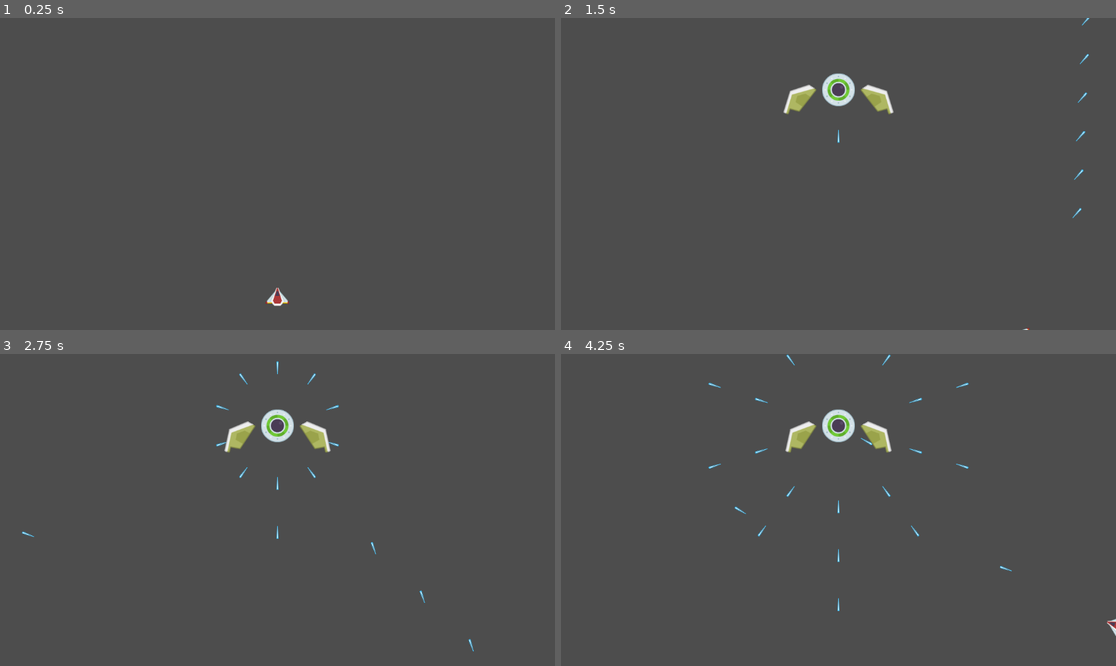
Above: before the commit, frames 1-4 (two rows, left to right).
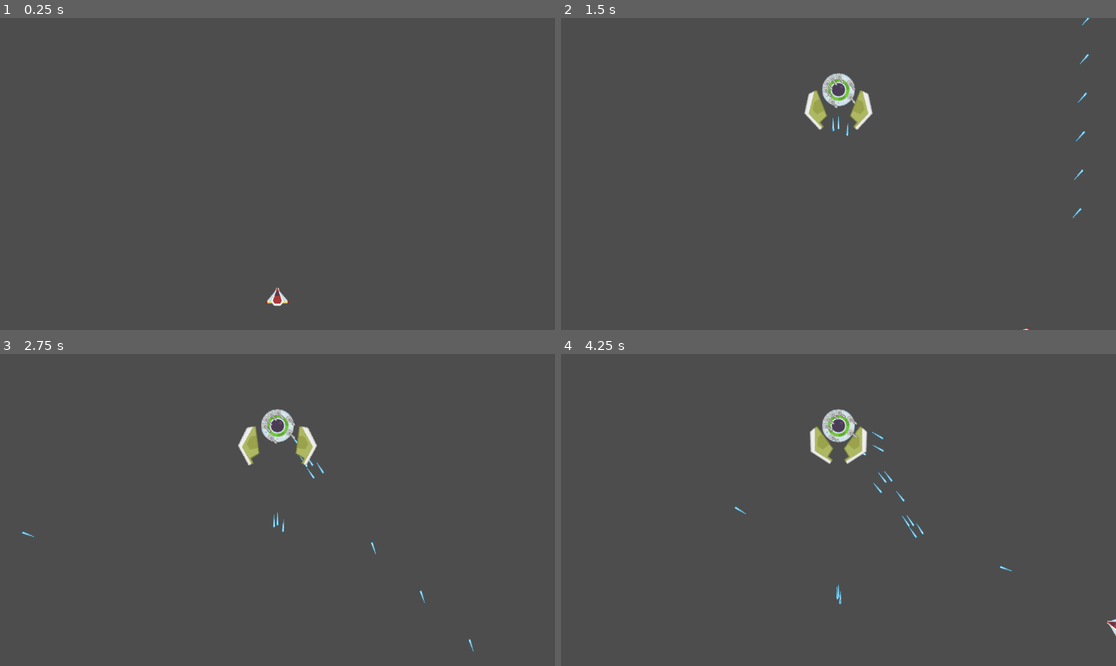
Above: after the commit, the same moments.

Repository: Noxalus/GMTK-2024
Game: Godot game, scene res://scenes/game.tscn
Same seed, same stepped clock (60 frames per second), same inputs: the game is played once before the commit and once after it.
Inputs (mouse positions are in pixels of both pictures, inside the frame that each line leads up to):
- Up to frame 1 (0.25 s): no input
- Up to frame 2 (1.5 s): tap Enter at 0.5 s; move the mouse to (960, 158) at 0.52 s; press the mouse at (960, 158) at 0.53 s; hold D (move_right) 0.53-1.28 s; move the mouse to (727, 189) at 1.27 s; release the mouse at (727, 189) at 1.28 s; hold S (move_down) from 1.28 s (still down); tap Shift (focus) at 1.35 s
- Up to frame 3 (2.75 s): click (166, 525) at 1.55 s; move the mouse to (333, 441) at 2.02 s; release S (move_down) at 2.03 s; press the mouse at (333, 441) at 2.03 s; hold D (move_right) from 2.03 s (still down)
- Up to frame 4 (4.25 s): move the mouse to (810, 572) at 2.77 s; release D (move_right) at 2.78 s; release the mouse at (810, 572) at 2.78 s; hold W (move_up) 2.78-3.53 s; click (810, 572) at 2.85 s; move the mouse to (1005, 556) at 3.52 s; hold A (move_left) from 3.53 s (still down); hold Shift (focus) from 3.53 s (still down); click (1005, 556) at 3.8 s

The runs differ from the first frame. In frame 1, less than 0.1% of the frame differs, in the area x 48-52%, y 86-93%; in frame 2, 1.4%; in frame 3, 1.5%; in frame 4, 1.8%, in the area x 26-100%, y 0-90%.

Commit message:
Start to create the first boss weapon.

Diff:
--- a/forever-warning/project.godot
+++ b/forever-warning/project.godot
@@ -93,5 +93,6 @@
 
 [rendering]
 
+textures/canvas_textures/default_texture_filter=0
 renderer/rendering_method="gl_compatibility"
 renderer/rendering_method.mobile="gl_compatibility"
--- a/forever-warning/scenes/boss_core.tscn
+++ b/forever-warning/scenes/boss_core.tscn
@@ -1,8 +1,9 @@
-[gd_scene load_steps=5 format=3 uid="uid://uyvaybhl0san"]
+[gd_scene load_steps=6 format=3 uid="uid://uyvaybhl0san"]
 
 [ext_resource type="Texture2D" uid="uid://dtyrtwphdiji4" path="res://assets/sprites/boss_core_1.png" id="1_t2lbq"]
 [ext_resource type="Script" path="res://scripts/boss_core.gd" id="1_tcfca"]
 [ext_resource type="Script" path="res://scripts/boss_part_slot.gd" id="3_nvacj"]
+[ext_resource type="Script" path="res://scripts/boss_weapon_slot.gd" id="4_oslfv"]
 
 [sub_resource type="CircleShape2D" id="CircleShape2D_dlyuj"]
 radius = 35.0143
@@ -51,6 +52,56 @@
 position = Vector2(20, -45)
 script = ExtResource("3_nvacj")
 
+[node name="BossWeaponSlots" type="Node2D" parent="."]
+
+[node name="BossWeaponSlot1" type="Node2D" parent="BossWeaponSlots"]
+position = Vector2(-24, -14)
+script = ExtResource("4_oslfv")
+
+[node name="BossWeaponSlot2" type="Node2D" parent="BossWeaponSlots"]
+position = Vector2(0, -28)
+script = ExtResource("4_oslfv")
+
+[node name="BossWeaponSlot3" type="Node2D" parent="BossWeaponSlots"]
+position = Vector2(24, -14)
+script = ExtResource("4_oslfv")
+
+[node name="BossWeaponSlot4" type="Node2D" parent="BossWeaponSlots"]
+position = Vector2(24, 14)
+script = ExtResource("4_oslfv")
+
+[node name="BossWeaponSlot5" type="Node2D" parent="BossWeaponSlots"]
+position = Vector2(-24, 14)
+script = ExtResource("4_oslfv")
+
+[node name="BossWeaponSlot6" type="Node2D" parent="BossWeaponSlots"]
+position = Vector2(0, 28)
+script = ExtResource("4_oslfv")
+
+[node name="BossWeaponSlot7" type="Node2D" parent="BossWeaponSlots"]
+position = Vector2(-14, -24)
+script = ExtResource("4_oslfv")
+
+[node name="BossWeaponSlot8" type="Node2D" parent="BossWeaponSlots"]
+position = Vector2(14, -24)
+script = ExtResource("4_oslfv")
+
+[node name="BossWeaponSlot9" type="Node2D" parent="BossWeaponSlots"]
+position = Vector2(-14, 24)
+script = ExtResource("4_oslfv")
+
+[node name="BossWeaponSlot10" type="Node2D" parent="BossWeaponSlots"]
+position = Vector2(14, 24)
+script = ExtResource("4_oslfv")
+
+[node name="BossWeaponSlot11" type="Node2D" parent="BossWeaponSlots"]
+position = Vector2(27, 0)
+script = ExtResource("4_oslfv")
+
+[node name="BossWeaponSlot12" type="Node2D" parent="BossWeaponSlots"]
+position = Vector2(-27, 0)
+script = ExtResource("4_oslfv")
+
 [node name="ShootTimer" type="Timer" parent="."]
 one_shot = true
 
--- /dev/null
+++ b/forever-warning/scenes/boss_weapon_turret.tscn
@@ -0,0 +1,27 @@
+[gd_scene load_steps=5 format=3 uid="uid://d0q1eegilkwdr"]
+
+[ext_resource type="Script" path="res://scripts/boss_weapon_turret.gd" id="1_qo100"]
+[ext_resource type="Texture2D" uid="uid://xafi1bdlq6de" path="res://assets/sprites/parts/turretBase_small.png" id="4_0kj4k"]
+[ext_resource type="Texture2D" uid="uid://boq7k3u800f6u" path="res://assets/sprites/spaceParts_091.png" id="5_gau53"]
+
+[sub_resource type="CircleShape2D" id="CircleShape2D_7m3vi"]
+radius = 7.0
+
+[node name="BossWeaponTurret" type="Area2D"]
+script = ExtResource("1_qo100")
+
+[node name="TurretBaseSmall" type="Sprite2D" parent="."]
+scale = Vector2(0.5, 0.5)
+texture = ExtResource("4_0kj4k")
+
+[node name="SpaceParts091" type="Sprite2D" parent="."]
+scale = Vector2(0.3, 0.3)
+texture = ExtResource("5_gau53")
+centered = false
+offset = Vector2(-11, -62)
+
+[node name="CollisionShape2D" type="CollisionShape2D" parent="."]
+shape = SubResource("CircleShape2D_7m3vi")
+
+[node name="ShootTimer" type="Timer" parent="."]
+one_shot = true
--- a/forever-warning/scripts/boss_core.gd
+++ b/forever-warning/scripts/boss_core.gd
@@ -6,17 +6,15 @@
 @export var base_chance_to_fire: float = 0.5
 @export var boss_spawn_delay := 0.5
 
-@onready var player = $"../Player"
 @onready var shoot_timer = $ShootTimer
 @onready var parts_side_slots = [$BossPartSlots/BossPartSlot1_L, $BossPartSlots/BossPartSlot1_R]
 @onready var parts_down_slots = [$BossPartSlots/BossPartSlot2_L, $BossPartSlots/BossPartSlot2_R]
 @onready var parts_up_slots = [$BossPartSlots/BossPartSlot3_L, $BossPartSlots/BossPartSlot3_R]
+@onready var weapon_slots = $BossWeaponSlots
 
 signal died_signal
 
 var life
-var bullet_node := preload("res://scenes/boss_bullet.tscn")
-var rng = RandomNumberGenerator.new()
 var chance_to_fire: float
 var is_dead = true # dead by default
 var instanciated_boss_parts = []
@@ -32,7 +30,7 @@
 
 	if shoot_timer.is_stopped():
 		shoot_timer.start(shoot_frequency)
-		var rand = rng.randf()
+		var rand = game.rng().randf()
 		if rand <= chance_to_fire:
 			shoot()
 
@@ -51,16 +49,10 @@
 
 func shoot():
 	# TODO: Have multiple possible attacks
-	if rng.randf() > 0.5:
+	if game.rng().randf() > 0.5:
 		shoot_one_bullet_toward_player()
 	else:
 		shoot_bullets_in_circle(10)
-
-func instantiate_bullet(dir: Vector2):
-	var bullet = bullet_node.instantiate()
-	bullet.global_position = global_position
-	bullet.set_direction(dir)
-	get_tree().current_scene.add_child(bullet)
 
 #region Generation
 
@@ -71,8 +63,11 @@
 	life = base_life
 	visible = true
 	is_dead = false
+
+	if instanciated_boss_parts.size() == 0:
+		spawn_core_weapons()
+
 	spawn_new_parts()
-	spawn_new_weapons()
 
 func spawn_new_parts():
 	var unoccupied_slots = find_unoccupied_slots()
@@ -80,7 +75,7 @@
 	if unoccupied_slots.size() == 0:
 		return
 
-	var random_slot = unoccupied_slots[rng.randi_range(0, unoccupied_slots.size() - 1)]
+	var random_slot = unoccupied_slots[game.rng().randi_range(0, unoccupied_slots.size() - 1)]
 
 	var random_boss_part = game.get_random_boss_part()
 	var boss_part_right = random_boss_part.instantiate()
@@ -92,16 +87,18 @@
 	random_slot[1].affect_part(boss_part_right)
 
 	# apply a random rotation on the new part
-	var random_rotation = rng.randf_range(-random_slot[0].angle_amplitude, random_slot[0].angle_amplitude)
-	var random_rotation_speed = rng.randf_range(0.1, 0.5)
+	var random_rotation = game.rng().randf_range(-random_slot[0].angle_amplitude, random_slot[0].angle_amplitude)
+	var random_rotation_speed = game.rng().randf_range(0.1, 0.5)
 	# TODO: should depends on the slot instead
-	var random_angle_amplitude = rng.randf_range(0.0, random_slot[0].angle_amplitude)
+	var random_angle_amplitude = game.rng().randf_range(0.0, random_slot[0].angle_amplitude)
 	boss_part_left.set_base_angle(-random_rotation)
 	boss_part_right.set_base_angle(-random_rotation)
 	boss_part_left.set_rotation_speed(random_rotation_speed)
 	boss_part_right.set_rotation_speed(random_rotation_speed)
 	boss_part_left.set_angle_amplitude(random_angle_amplitude)
 	boss_part_right.set_angle_amplitude(random_angle_amplitude)
+
+	spawn_new_weapons(boss_part_left, boss_part_right)
 
 	instanciated_boss_parts.append([boss_part_left, boss_part_right])
 
@@ -125,7 +122,14 @@
 
 	return unoccupied_slots
 
-func spawn_new_weapons():
+func spawn_core_weapons():
+	for child in weapon_slots.get_children():
+		if child.is_visible() and game.rng().randf() > 0.5:
+			var random_weapon = game.get_random_boss_weapon()
+			var weapon = random_weapon.instantiate()
+			child.affect_weapon(weapon)
+
+func spawn_new_weapons(left_part, right_part):
 	pass
 
 #endregion
@@ -134,15 +138,15 @@
 
 func shoot_one_bullet_toward_player():
 	# Shoot bullet toward player
-	if player != null:
-		var direction = (player.global_position - global_position).normalized()
-		instantiate_bullet(direction)
+	if game.player != null:
+		var direction = (game.player.global_position - global_position).normalized()
+		game.instantiate_bullet(global_position, direction)
 	pass
 
 func shoot_bullets_in_circle(count: int):
 	for i:float in count:
 		var angle = ((i / count) * 360) * (PI/180.0)
 		var direction = Vector2(sin(angle), cos(angle))
-		instantiate_bullet(direction)
+		game.instantiate_bullet(global_position, direction)
 
 #endregion
--- a/forever-warning/scripts/boss_part.gd
+++ b/forever-warning/scripts/boss_part.gd
@@ -4,7 +4,6 @@
 
 @onready var boss_parts_slots = $BossPartSlots
 
-var rng = RandomNumberGenerator.new()
 var base_angle = 0.0
 var base_min_angle = 0.0
 var base_max_angle = 0.0
--- a/forever-warning/scripts/boss_part_slot.gd
+++ b/forever-warning/scripts/boss_part_slot.gd
@@ -4,9 +4,6 @@
 
 var is_occupied := false
 
-func can_be_used():
-	return not is_occupied
-
 func affect_part(part):
 	add_child(part)
 	part.position = Vector2.ZERO
--- /dev/null
+++ b/forever-warning/scripts/boss_weapon_slot.gd
@@ -0,0 +1,5 @@
+extends Node2D
+
+func affect_weapon(weapon):
+	add_child(weapon)
+	weapon.position = Vector2.ZERO
--- /dev/null
+++ b/forever-warning/scripts/boss_weapon_turret.gd
@@ -0,0 +1,20 @@
+extends Area2D
+
+@export var shoot_frequency: float = 1.0
+@export var base_chance_to_fire: float = 0.5
+
+@onready var shoot_timer = $ShootTimer
+
+func _process(delta):
+	if game.player != null:
+		look_at(game.player.position)
+		rotation += PI / 2.0
+
+	if shoot_timer.is_stopped():
+		shoot_timer.start(shoot_frequency)
+		var rand = game.rng().randf()
+		if rand <= base_chance_to_fire:
+			shoot()
+
+func shoot():
+	game.instantiate_bullet(global_position, Vector2.from_angle(rotation - PI / 2.0))
--- a/forever-warning/scripts/game.gd
+++ b/forever-warning/scripts/game.gd
@@ -1,14 +1,20 @@
 extends Node2D
 
+# Assets preloading
 var boss_core = preload("res://scenes/boss_core.tscn")
 var boss_parts = [
 	preload("res://scenes/boss_part_1.tscn"),
 	preload("res://scenes/boss_part_2.tscn")
 ]
+var boss_weapons = [
+	preload("res://scenes/boss_weapon_turret.tscn")
+]
+var bullet_node := preload("res://scenes/boss_bullet.tscn")
 
-var rng = RandomNumberGenerator.new()
+var local_rng = RandomNumberGenerator.new()
 var wave_count: int = 0
 var boss = null
+var player = null
 
 func _ready():
 	spawn_new_boss()
@@ -28,4 +34,16 @@
 	spawn_new_boss()
 
 func get_random_boss_part():
-	return boss_parts[rng.randi_range(0, boss_parts.size() - 1)]
+	return boss_parts[rng().randi_range(0, boss_parts.size() - 1)]
+
+func get_random_boss_weapon():
+	return boss_weapons[rng().randi_range(0, boss_weapons.size() - 1)]
+
+func instantiate_bullet(pos: Vector2, dir: Vector2):
+	var bullet = bullet_node.instantiate()
+	bullet.global_position = pos
+	bullet.set_direction(dir)
+	get_tree().current_scene.add_child(bullet)
+
+func rng():
+	return local_rng
--- a/forever-warning/scripts/player.gd
+++ b/forever-warning/scripts/player.gd
@@ -13,6 +13,9 @@
 var vel := Vector2(0, 0)
 var cur_speed
 var previous_mouse_position
+
+func _ready():
+	game.player = self
 
 func _process(_delta):
 	# Shoot
Binary file added: forever-warning/assets/sprites/spaceParts_091.png
Not shown, added: forever-warning/assets/sprites/spaceParts_091.png.import
Binary file added: forever-warning/assets/sprites/spaceParts_092.png
Not shown, added: forever-warning/assets/sprites/spaceParts_092.png.import
Binary file added: forever-warning/assets/sprites/spaceParts_093.png
Not shown, added: forever-warning/assets/sprites/spaceParts_093.png.import
Binary file added: forever-warning/assets/sprites/spaceParts_094.png
Not shown, added: forever-warning/assets/sprites/spaceParts_094.png.import
